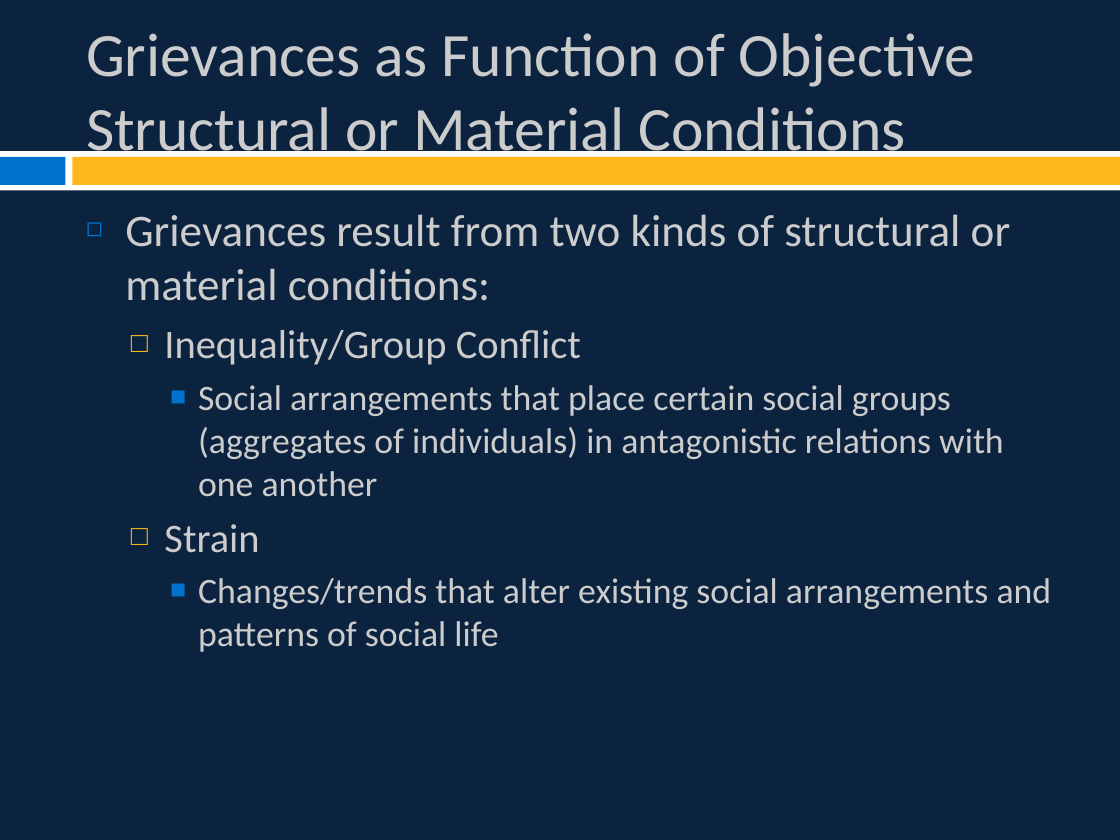
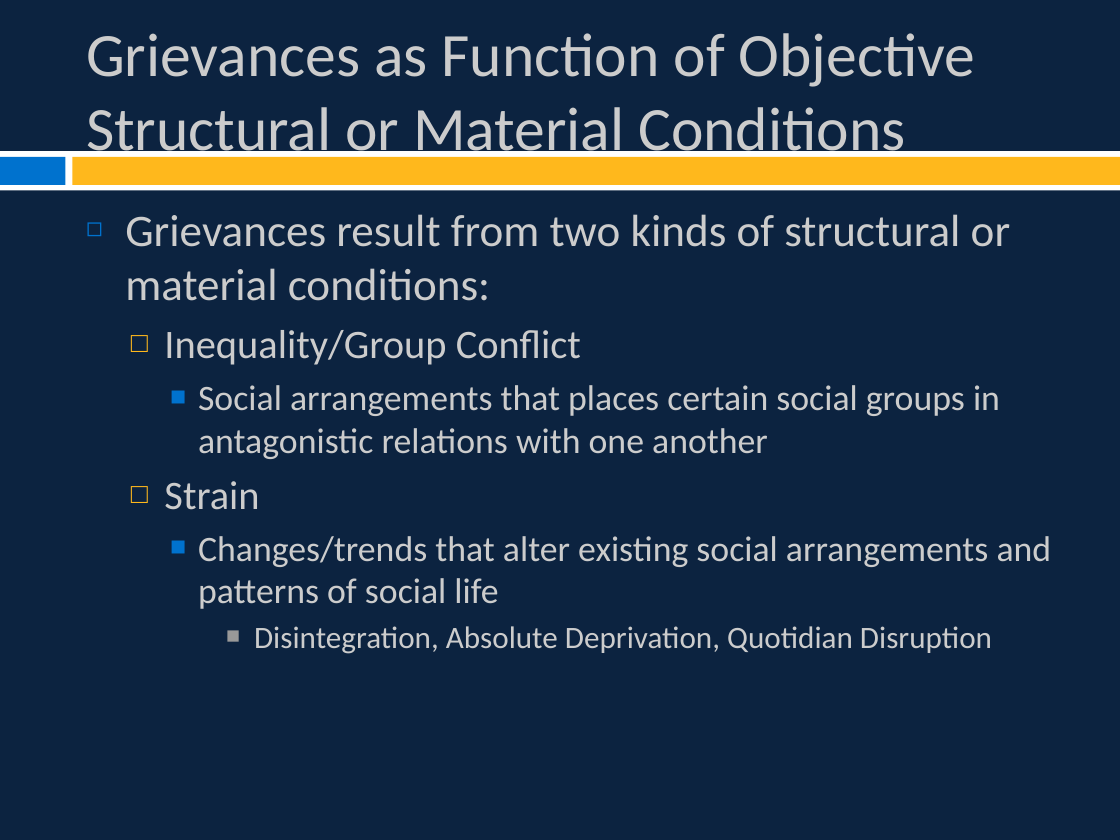
Before and after one commit to burrelvannjr/movements_csuf, a slide deck: slide 8 of ppts/Chapter 2 Slides.pptx. Drawn at 1120x840 pixels with LibreOffice and Linux fonts; fonts in the diff are those of the drawing. Boxes give left, top, right and bottom in pixels: in the first picture for what was removed or moved away, otherwise in the second. Text is boxed around its words. In the diff, an @@ line names an element or a change of style, - is before the commit and + after.

```diff
--- a/ppts/Chapter 2 Slides.pptx
+++ b/ppts/Chapter 2 Slides.pptx
@@ text at (198,385,1000,459): text changed @@
-    ■ Social arrangements that place certain social groups (aggregates of individuals) in antagonistic relations with one another
+    ■ Social arrangements that places certain social groups in antagonistic relations with one another
@@ text at (254,626,992,654): paragraph added @@
+      ■ Disintegration, Absolute Deprivation, Quotidian Disruption
```
Also in this commit, not shown: 8 other slides changed, 5 slides added.
